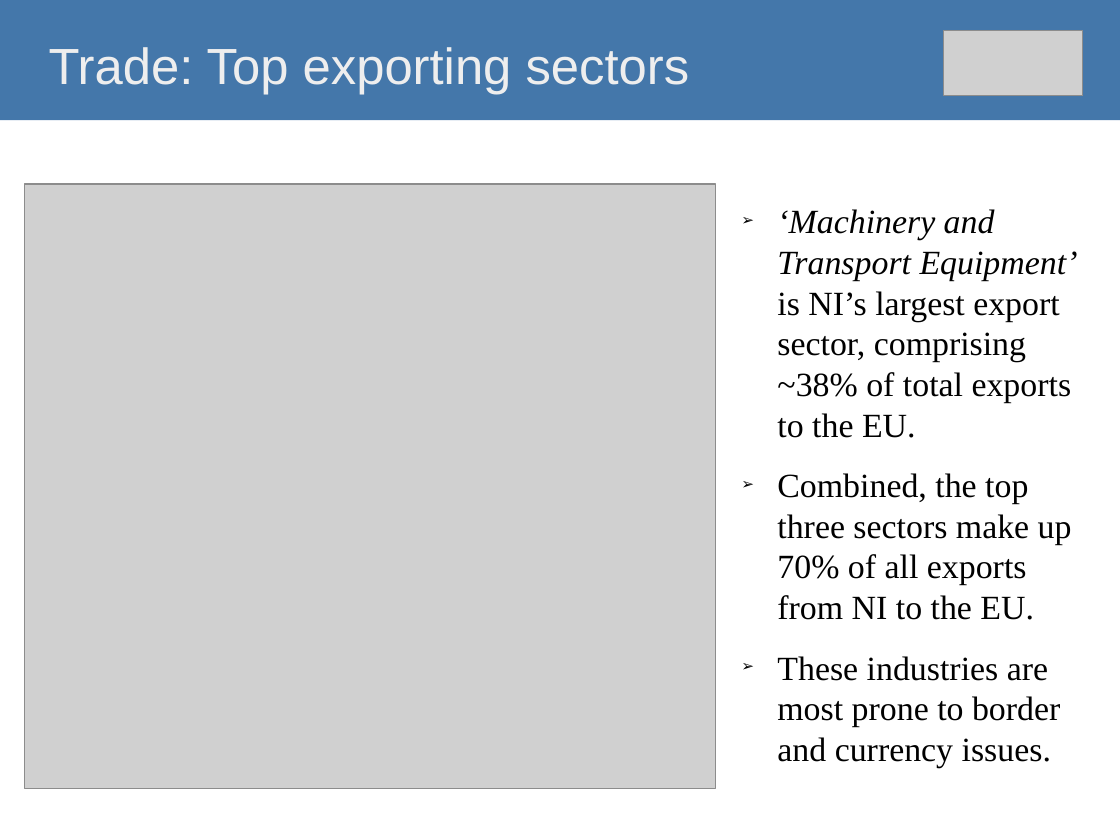
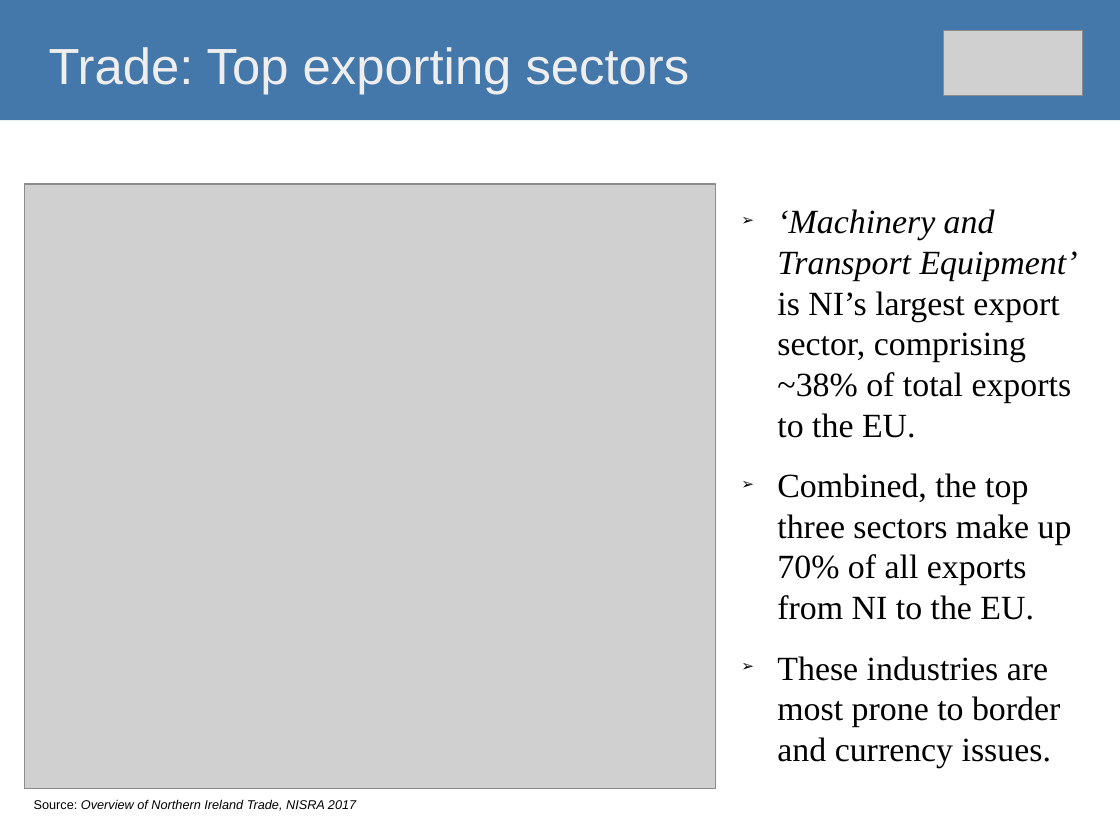
Before and after one commit to O1sims/MigrationNI, a slide deck: slide 5 of presentation/impact-of-brexit-on-ni-economy.odp. Drawn at 1120x840 pixels with LibreOffice and Linux fonts; fonts in the diff are those of the drawing; grey boxes stand for pictures. Boxes give left, top, right and bottom in pixels: in the first picture for what was removed or moved away, otherwise in the second. Text is boxed around its words. In the diff, an @@ line names an element or a change of style, - is before the commit and + after.

```diff
--- a/presentation/impact-of-brexit-on-ni-economy.odp
+++ b/presentation/impact-of-brexit-on-ni-economy.odp
@@ text added at (x1=34, y1=799, x2=356, y2=811), 9 pt, text #000000, italic @@
+Source: Overview of Northern Ireland Trade, NISRA 2017
```
Also in this commit, not shown: 9 other slides changed, 1 other file.
